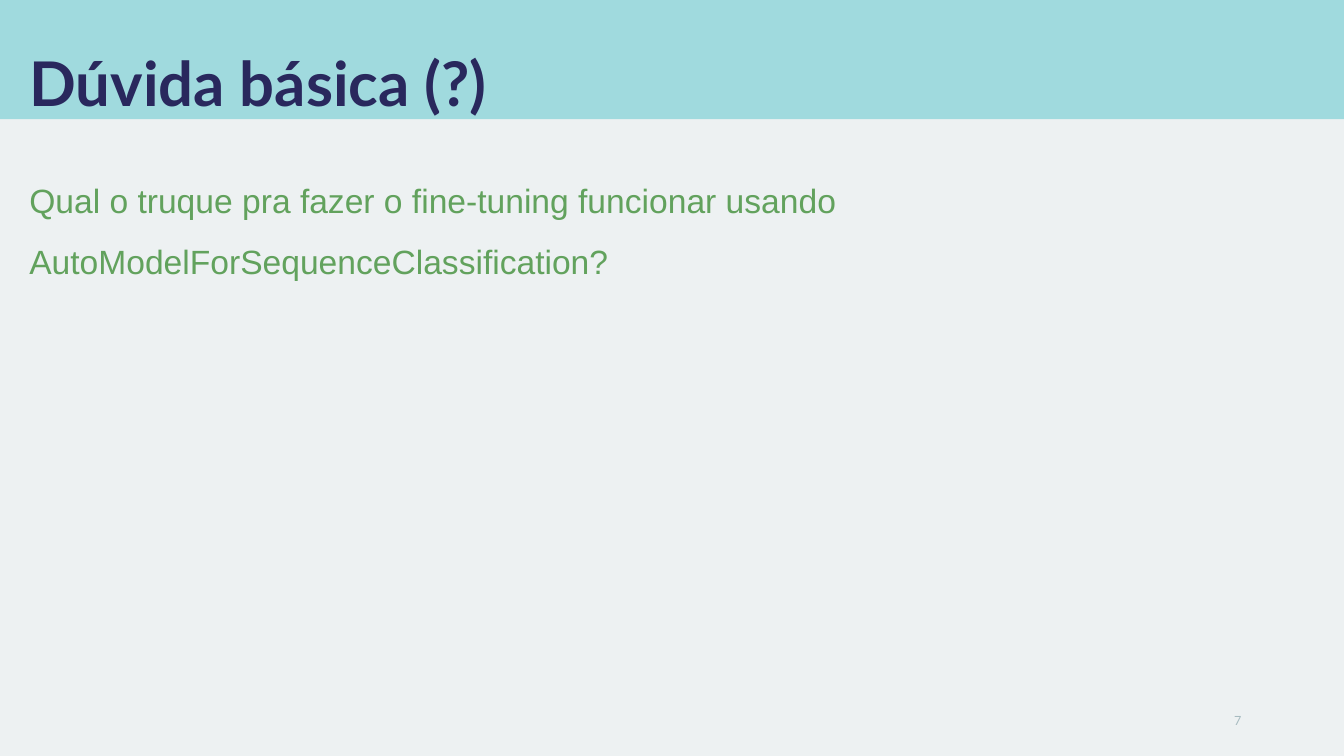
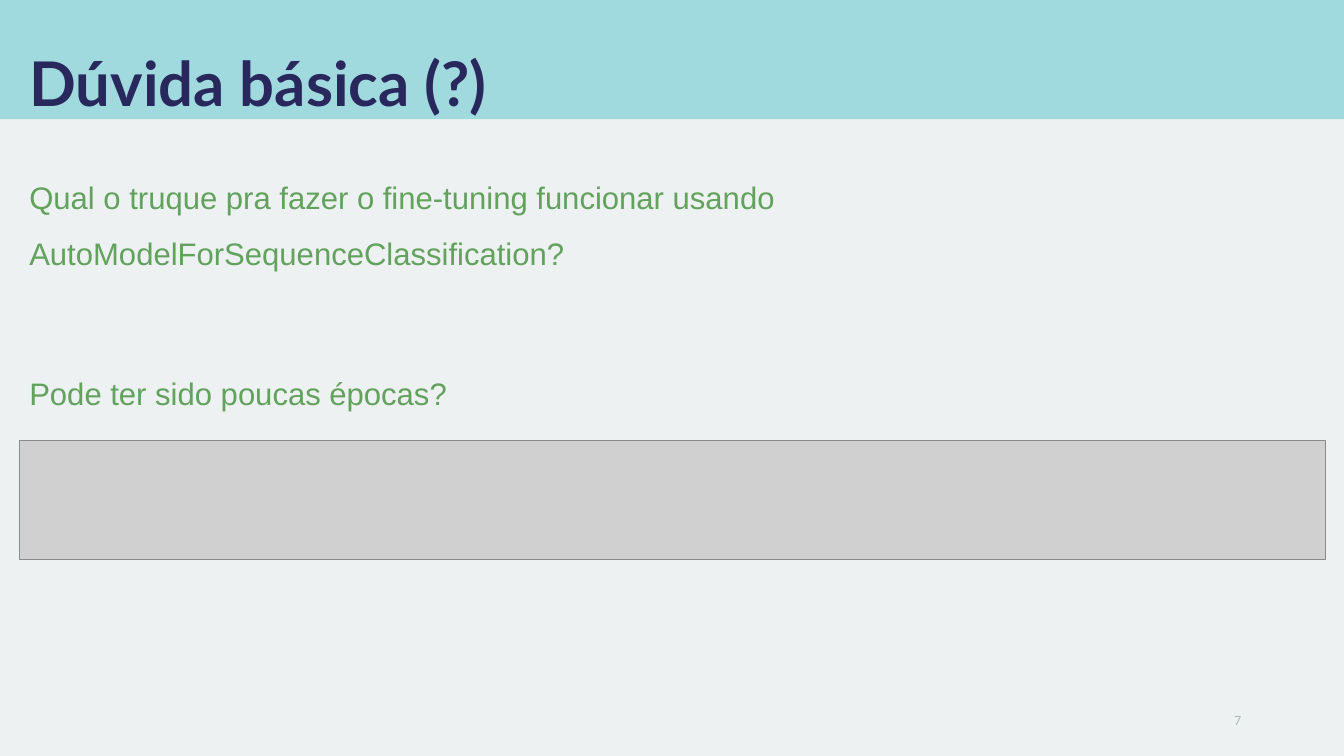
Before and after one commit to carisio/IA368-DD_deep_learning_busca, a slide deck: slide 7 of 8 - inpars/notebook/apresentacao_inpars.pptx. Drawn at 1344x756 pixels with LibreOffice and Linux fonts; fonts in the diff are those of the drawing; grey boxes stand for pictures. Boxes give left, top, right and bottom in pixels: in the first picture for what was removed or moved away, otherwise in the second. Text is boxed around its words. In the diff, an @@ line names an element or a change of style, - is before the commit and + after.

```diff
--- a/8 - inpars/notebook/apresentacao_inpars.pptx
+++ b/8 - inpars/notebook/apresentacao_inpars.pptx
@@ text at (29, 186, 775, 271): size 24 to 22.2 pt in "Qual o truque pra fazer o fine-tuning ..." @@
@@ text at (29, 382, 446, 411): paragraph added @@
+Pode ter sido poucas épocas?
@@ picture added at (19, 442, 1326, 561) @@
```
Also in this commit, not shown: 1 other file.
